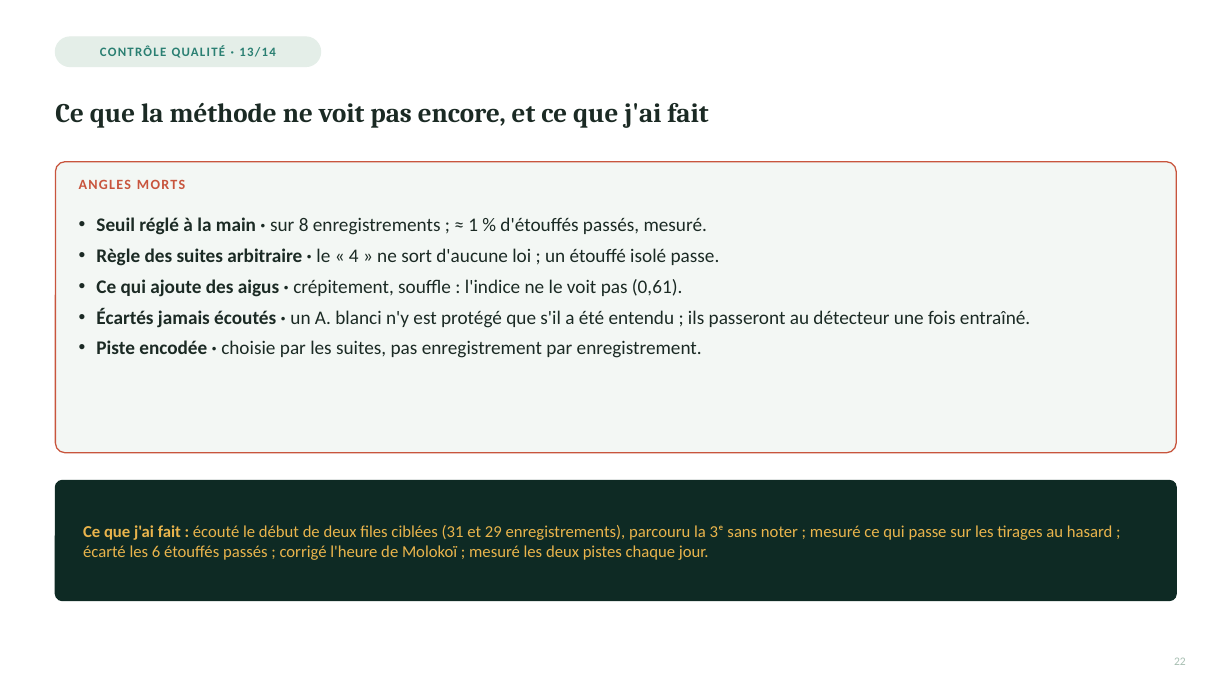
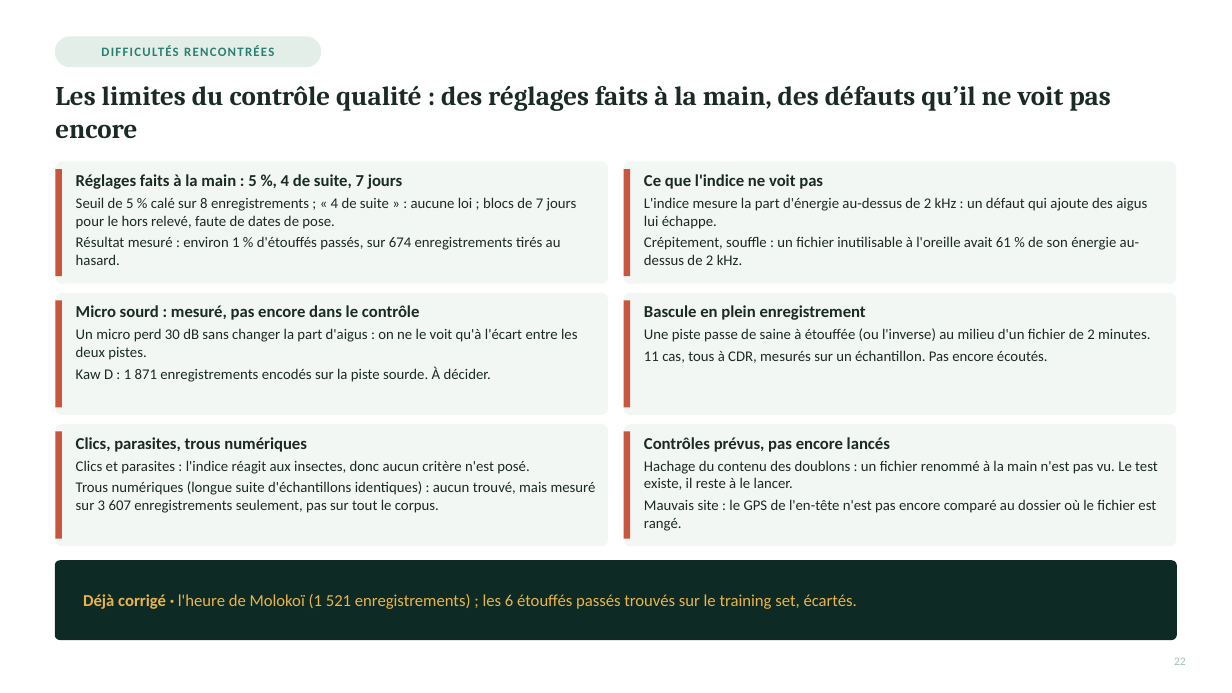
Before and after one commit to Rumble-Paw-Patrol/Grenouille, a slide deck: slide 2 of documentation/prez/presentation_4_paquets/presentation_4_inventaire_qc_v2_paquet_5_diapos_21-26.pptx. Drawn at 1232x693 pixels with LibreOffice and Linux fonts; fonts in the diff are those of the drawing. Boxes give left, top, right and bottom in pixels: in the first picture for what was removed or moved away, otherwise in the second. Text is boxed around its words. In the diff, an @@ line names an element or a change of style, - is before the commit and + after.

```diff
--- a/documentation/prez/presentation_4_paquets/presentation_4_inventaire_qc_v2_paquet_5_diapos_21-26.pptx
+++ b/documentation/prez/presentation_4_paquets/presentation_4_inventaire_qc_v2_paquet_5_diapos_21-26.pptx
@@ text at bbox=[101, 46, 274, 56]: text changed @@
-CONTRÔLE QUALITÉ · 13/14
+DIFFICULTÉS RENCONTRÉES
@@ text at bbox=[55, 86, 1111, 138]: text changed @@
-Ce que la méthode ne voit pas encore, et ce que j'ai fait
+Les limites du contrôle qualité : des réglages faits à la main, des défauts qu’il ne voit pas encore
@@ rounded rectangle removed at bbox=[55, 162, 1177, 453] @@
@@ rounded rectangle added at bbox=[55, 162, 608, 284], fill #F3F7F4 @@
@@ rectangle added at bbox=[55, 169, 62, 276], fill #C8553D @@
@@ text added at bbox=[76, 174, 577, 265], 11.5 pt, text #1B2A24 @@
+Réglages faits à la main : 5 %, 4 de suite, 7 jours
+Seuil de 5 % calé sur 8 enregistrements ; « 4 de suite » : aucune loi ; blocs de 7 jours pour le hors relevé, faute de dates de pose.
+Résultat mesuré : environ 1 % d'étouffés passés, sur 674 enregistrements tirés au hasard.
@@ text removed at bbox=[79, 179, 185, 189] @@
-ANGLES MORTS
@@ rounded rectangle added at bbox=[624, 162, 1177, 284], fill #F3F7F4 @@
@@ rectangle added at bbox=[624, 169, 630, 276], fill #C8553D @@
@@ text added at bbox=[644, 174, 1147, 265], 11.5 pt, text #1B2A24 @@
+Ce que l'indice ne voit pas
+L'indice mesure la part d'énergie au-dessus de 2 kHz : un défaut qui ajoute des aigus lui échappe.
+Crépitement, souffle : un fichier inutilisable à l'oreille avait 61 % de son énergie au-dessus de 2 kHz.
@@ text removed at bbox=[96, 217, 1030, 358] @@
-• Seuil réglé à la main · sur 8 enregistrements ; ≈ 1 % d'étouffés passés, mesuré.
-• Règle des suites arbitraire · le « 4 » ne sort d'aucune loi ; un étouffé isolé passe.
-• Ce qui ajoute des aigus · crépitement, souffle : l'indice ne le voit pas (0,61).
-• Écartés jamais écoutés · un A. blanci n'y est protégé que s'il a été entendu ; ils passeront au détecteur une fois entraîné.
-• Piste encodée · choisie par les suites, pas enregistrement par enregistrement.
@@ rounded rectangle added at bbox=[55, 293, 608, 415], fill #F3F7F4 @@
@@ rounded rectangle added at bbox=[624, 293, 1177, 415], fill #F3F7F4 @@
@@ rectangle added at bbox=[55, 300, 62, 408], fill #C8553D @@
@@ text added at bbox=[76, 305, 578, 382], 11.5 pt, text #1B2A24 @@
+Micro sourd : mesuré, pas encore dans le contrôle
+Un micro perd 30 dB sans changer la part d'aigus : on ne le voit qu'à l'écart entre les deux pistes.
+Kaw D : 1 871 enregistrements encodés sur la piste sourde. À décider.
@@ rectangle added at bbox=[624, 300, 630, 408], fill #C8553D @@
@@ text added at bbox=[644, 305, 1150, 363], 11.5 pt, text #1B2A24 @@
+Bascule en plein enregistrement
+Une piste passe de saine à étouffée (ou l'inverse) au milieu d'un fichier de 2 minutes.
+11 cas, tous à CDR, mesurés sur un échantillon. Pas encore écoutés.
@@ rounded rectangle added at bbox=[55, 424, 608, 546], fill #F3F7F4 @@
@@ rectangle added at bbox=[55, 432, 62, 539], fill #C8553D @@
@@ text added at bbox=[76, 437, 596, 513], 11.5 pt, text #1B2A24 @@
+Clics, parasites, trous numériques
+Clics et parasites : l'indice réagit aux insectes, donc aucun critère n'est posé.
+Trous numériques (longue suite d'échantillons identiques) : aucun trouvé, mais mesuré sur 3 607 enregistrements seulement, pas sur tout le corpus.
@@ rounded rectangle added at bbox=[624, 424, 1177, 546], fill #F3F7F4 @@
@@ rectangle added at bbox=[624, 432, 630, 539], fill #C8553D @@
@@ text added at bbox=[644, 437, 1158, 531], 11.5 pt, text #1B2A24 @@
+Contrôles prévus, pas encore lancés
+Hachage du contenu des doublons : un fichier renommé à la main n'est pas vu. Le test existe, il reste à le lancer.
+Mauvais site : le GPS de l'en-tête n'est pas encore comparé au dossier où le fichier est rangé.
@@ rounded rectangle: place and size @@
-rounded rectangle at bbox=[55, 481, 1177, 601]
+rounded rectangle at bbox=[55, 561, 1177, 640]
@@ text at bbox=[83, 594, 857, 609]: text changed @@
-Ce que j'ai fait : écouté le début de deux files ciblées (31 et 29 enregistrements), parcouru la 3ᵉ sans noter ; mesuré ce qui passe sur les tirages au hasard ; écarté les 6 étouffés passés ; corrigé l'heure de Molokoï ; mesuré les deux pistes chaque jour.
+Déjà corrigé · l'heure de Molokoï (1 521 enregistrements) ; les 6 étouffés passés trouvés sur le training set, écartés.
```
Also in this commit, not shown: 2 other slides changed, 3 slides removed, 17 other files.
